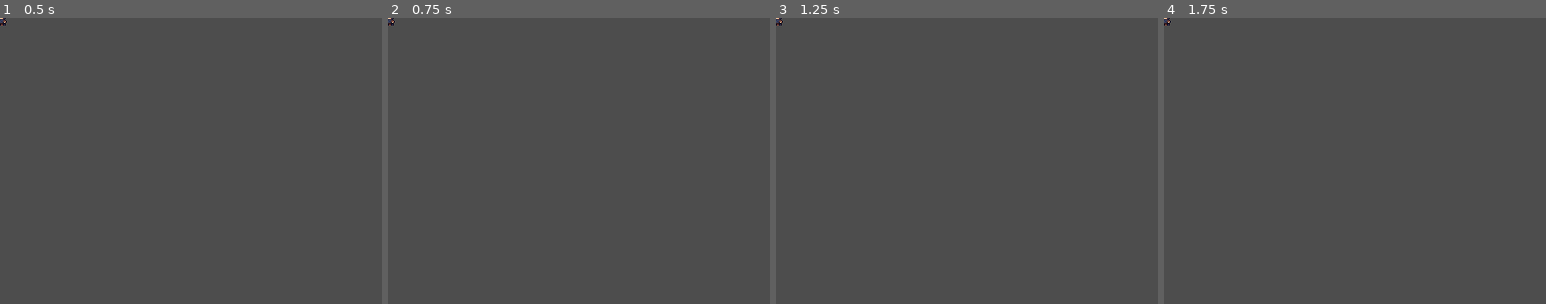
Above: before the commit, frames 1-4 (left to right).
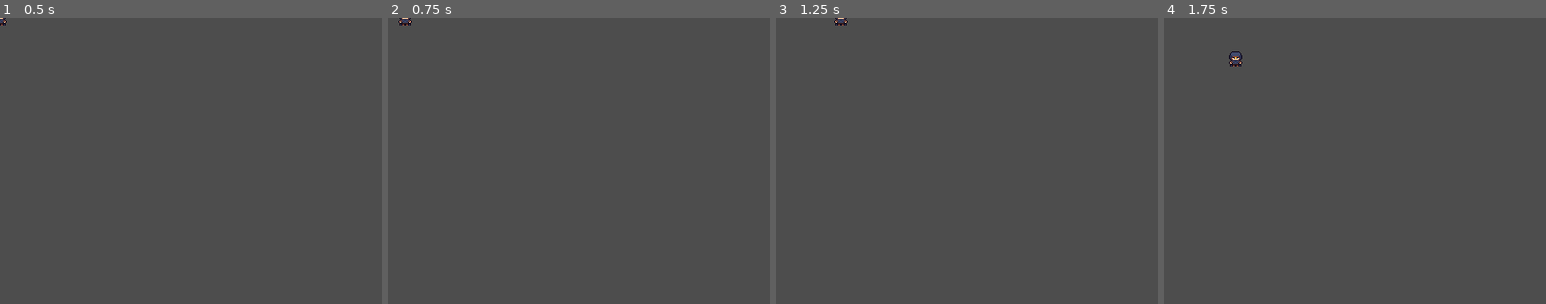
Above: after the commit, the same moments.

Repository: envylit/deimos_testGame
Game: Godot game, scene res://scenes/scn_playground.tscn
The game is run twice, just before and just after one commit, with the same random seed, the same clock (stepped at 60 frames per second) and the same inputs.
Inputs:
- Up to frame 1 (0.5 s): no input
- Up to frame 2 (0.75 s): tap Enter at 0.5 s; hold Right (move_right) from 0.53 s (still down)
- Up to frame 3 (1.25 s): keep holding Right (move_right)
- Up to frame 4 (1.75 s): tap Space at 1.25 s; release Right (move_right) at 1.28 s; hold Down (move_down) from 1.28 s (still down)
The pictures show only the part of the screen within x 0-50%, y 0-50%; the shares and areas given below are measured in that part.

Frame 1 is identical in both runs. In frame 2, 0.1% of the frame differs, in the area x 0-7%, y 0-3%; in frame 3, 0.1%; in frame 4, 0.2%, in the area x 0-21%, y 0-17%.

Commit message:
character movement

Diff:
--- a/scenes/scn_asha.tscn
+++ b/scenes/scn_asha.tscn
@@ -5,6 +5,7 @@
 [ext_resource type="Texture2D" uid="uid://cpef5byarqeq0" path="res://assets 1/DG Asha Character/Black Asha Walk 32x32.png" id="2_mublb"]
 
 [sub_resource type="CircleShape2D" id="CircleShape2D_7klyi"]
+radius = 6.0
 
 [sub_resource type="Animation" id="Animation_2dum5"]
 length = 0.001
--- a/scenes/scn_playground.tscn
+++ b/scenes/scn_playground.tscn
@@ -1,302 +1,7 @@
 [gd_scene format=3 uid="uid://hvjv00b777us"]
 
-[ext_resource type="Texture2D" uid="uid://cpef5byarqeq0" path="res://assets 1/DG Asha Character/Black Asha Walk 32x32.png" id="1_vhabj"]
-[ext_resource type="Texture2D" uid="uid://botwsaba2a74n" path="res://assets 1/DG Asha Character/Black Asha Idle 32x32.png" id="2_hk2n4"]
-
-[sub_resource type="CircleShape2D" id="CircleShape2D_7klyi"]
-
-[sub_resource type="Animation" id="Animation_2dum5"]
-length = 0.001
-tracks/0/type = "value"
-tracks/0/imported = false
-tracks/0/enabled = true
-tracks/0/path = NodePath("Asha/Sprite:frame")
-tracks/0/interp = 1
-tracks/0/loop_wrap = true
-tracks/0/keys = {
-"times": PackedFloat32Array(0),
-"transitions": PackedFloat32Array(1),
-"update": 1,
-"values": [0]
-}
-tracks/1/type = "value"
-tracks/1/imported = false
-tracks/1/enabled = true
-tracks/1/path = NodePath("Asha/Sprite:texture")
-tracks/1/interp = 1
-tracks/1/loop_wrap = true
-tracks/1/keys = {
-"times": PackedFloat32Array(0),
-"transitions": PackedFloat32Array(1),
-"update": 1,
-"values": [ExtResource("1_vhabj")]
-}
-
-[sub_resource type="Animation" id="Animation_hwupi"]
-resource_name = "anim_asha_idle_down"
-length = 1.2
-loop_mode = 1
-step = 0.15
-tracks/0/type = "value"
-tracks/0/imported = false
-tracks/0/enabled = true
-tracks/0/path = NodePath("Asha/Sprite:frame")
-tracks/0/interp = 1
-tracks/0/loop_wrap = true
-tracks/0/keys = {
-"times": PackedFloat32Array(0, 0.15, 0.3, 0.45000002, 0.6, 0.75, 0.90000004, 1.0500001),
-"transitions": PackedFloat32Array(1, 1, 1, 1, 1, 1, 1, 1),
-"update": 1,
-"values": [0, 1, 2, 3, 4, 5, 6, 7]
-}
-tracks/1/type = "value"
-tracks/1/imported = false
-tracks/1/enabled = true
-tracks/1/path = NodePath("Asha/Sprite:texture")
-tracks/1/interp = 1
-tracks/1/loop_wrap = true
-tracks/1/keys = {
-"times": PackedFloat32Array(0),
-"transitions": PackedFloat32Array(1),
-"update": 1,
-"values": [ExtResource("2_hk2n4")]
-}
-
-[sub_resource type="Animation" id="Animation_oljux"]
-resource_name = "anim_asha_idle_left"
-length = 1.2
-loop_mode = 1
-step = 0.15
-tracks/0/type = "value"
-tracks/0/imported = false
-tracks/0/enabled = true
-tracks/0/path = NodePath("Asha/Sprite:frame")
-tracks/0/interp = 1
-tracks/0/loop_wrap = true
-tracks/0/keys = {
-"times": PackedFloat32Array(0, 0.15, 0.3, 0.45000002, 0.6, 0.75, 0.90000004, 1.0500001),
-"transitions": PackedFloat32Array(1, 1, 1, 1, 1, 1, 1, 1),
-"update": 1,
-"values": [24, 25, 26, 27, 28, 29, 30, 31]
-}
-tracks/1/type = "value"
-tracks/1/imported = false
-tracks/1/enabled = true
-tracks/1/path = NodePath("Asha/Sprite:texture")
-tracks/1/interp = 1
-tracks/1/loop_wrap = true
-tracks/1/keys = {
-"times": PackedFloat32Array(0),
-"transitions": PackedFloat32Array(1),
-"update": 1,
-"values": [ExtResource("2_hk2n4")]
-}
-
-[sub_resource type="Animation" id="Animation_0b735"]
-resource_name = "anim_asha_idle_right"
-length = 1.2
-loop_mode = 1
-step = 0.15
-tracks/0/type = "value"
-tracks/0/imported = false
-tracks/0/enabled = true
-tracks/0/path = NodePath("Asha/Sprite:frame")
-tracks/0/interp = 1
-tracks/0/loop_wrap = true
-tracks/0/keys = {
-"times": PackedFloat32Array(0, 0.15, 0.3, 0.45000002, 0.6, 0.75, 0.90000004, 1.0500001),
-"transitions": PackedFloat32Array(1, 1, 1, 1, 1, 1, 1, 1),
-"update": 1,
-"values": [8, 9, 10, 11, 12, 13, 14, 15]
-}
-tracks/1/type = "value"
-tracks/1/imported = false
-tracks/1/enabled = true
-tracks/1/path = NodePath("Asha/Sprite:texture")
-tracks/1/interp = 1
-tracks/1/loop_wrap = true
-tracks/1/keys = {
-"times": PackedFloat32Array(0),
-"transitions": PackedFloat32Array(1),
-"update": 1,
-"values": [ExtResource("2_hk2n4")]
-}
-
-[sub_resource type="Animation" id="Animation_scvxl"]
-resource_name = "anim_asha_idle_up"
-length = 1.2
-loop_mode = 1
-step = 0.15
-tracks/0/type = "value"
-tracks/0/imported = false
-tracks/0/enabled = true
-tracks/0/path = NodePath("Asha/Sprite:frame")
-tracks/0/interp = 1
-tracks/0/loop_wrap = true
-tracks/0/keys = {
-"times": PackedFloat32Array(0, 0.15, 0.3, 0.45000002, 0.6, 0.75, 0.90000004, 1.0500001),
-"transitions": PackedFloat32Array(1, 1, 1, 1, 1, 1, 1, 1),
-"update": 1,
-"values": [16, 17, 18, 19, 20, 21, 22, 23]
-}
-tracks/1/type = "value"
-tracks/1/imported = false
-tracks/1/enabled = true
-tracks/1/path = NodePath("Asha/Sprite:texture")
-tracks/1/interp = 1
-tracks/1/loop_wrap = true
-tracks/1/keys = {
-"times": PackedFloat32Array(0),
-"transitions": PackedFloat32Array(1),
-"update": 1,
-"values": [ExtResource("2_hk2n4")]
-}
-
-[sub_resource type="Animation" id="Animation_s355p"]
-resource_name = "anim_asha_walk_down"
-length = 1.2
-loop_mode = 1
-step = 0.15
-tracks/0/type = "value"
-tracks/0/imported = false
-tracks/0/enabled = true
-tracks/0/path = NodePath("Asha/Sprite:frame")
-tracks/0/interp = 1
-tracks/0/loop_wrap = true
-tracks/0/keys = {
-"times": PackedFloat32Array(0, 0.15, 0.3, 0.45000002, 0.6, 0.75, 0.90000004, 1.0500001),
-"transitions": PackedFloat32Array(1, 1, 1, 1, 1, 1, 1, 1),
-"update": 1,
-"values": [0, 1, 2, 3, 4, 5, 6, 7]
-}
-tracks/1/type = "value"
-tracks/1/imported = false
-tracks/1/enabled = true
-tracks/1/path = NodePath("Asha/Sprite:texture")
-tracks/1/interp = 1
-tracks/1/loop_wrap = true
-tracks/1/keys = {
-"times": PackedFloat32Array(0),
-"transitions": PackedFloat32Array(1),
-"update": 1,
-"values": [ExtResource("1_vhabj")]
-}
-
-[sub_resource type="Animation" id="Animation_bdtha"]
-resource_name = "anim_asha_walk_left"
-length = 1.2
-loop_mode = 1
-step = 0.15
-tracks/0/type = "value"
-tracks/0/imported = false
-tracks/0/enabled = true
-tracks/0/path = NodePath("Asha/Sprite:frame")
-tracks/0/interp = 1
-tracks/0/loop_wrap = true
-tracks/0/keys = {
-"times": PackedFloat32Array(0, 0.15, 0.3, 0.45000002, 0.6, 0.75, 0.90000004, 1.0500001),
-"transitions": PackedFloat32Array(1, 1, 1, 1, 1, 1, 1, 1),
-"update": 1,
-"values": [24, 25, 26, 27, 28, 29, 30, 31]
-}
-tracks/1/type = "value"
-tracks/1/imported = false
-tracks/1/enabled = true
-tracks/1/path = NodePath("Asha/Sprite:texture")
-tracks/1/interp = 1
-tracks/1/loop_wrap = true
-tracks/1/keys = {
-"times": PackedFloat32Array(0),
-"transitions": PackedFloat32Array(1),
-"update": 1,
-"values": [ExtResource("1_vhabj")]
-}
-
-[sub_resource type="Animation" id="Animation_hd7qt"]
-resource_name = "anim_asha_walk_right"
-length = 1.2
-loop_mode = 1
-step = 0.15
-tracks/0/type = "value"
-tracks/0/imported = false
-tracks/0/enabled = true
-tracks/0/path = NodePath("Asha/Sprite:frame")
-tracks/0/interp = 1
-tracks/0/loop_wrap = true
-tracks/0/keys = {
-"times": PackedFloat32Array(0, 0.15, 0.3, 0.45000002, 0.6, 0.75, 0.90000004, 1.0500001),
-"transitions": PackedFloat32Array(1, 1, 1, 1, 1, 1, 1, 1),
-"update": 1,
-"values": [8, 9, 10, 11, 12, 13, 14, 15]
-}
-tracks/1/type = "value"
-tracks/1/imported = false
-tracks/1/enabled = true
-tracks/1/path = NodePath("Asha/Sprite:texture")
-tracks/1/interp = 1
-tracks/1/loop_wrap = true
-tracks/1/keys = {
-"times": PackedFloat32Array(0),
-"transitions": PackedFloat32Array(1),
-"update": 1,
-"values": [ExtResource("1_vhabj")]
-}
-
-[sub_resource type="Animation" id="Animation_k0bhc"]
-resource_name = "anim_asha_walk_up"
-length = 1.2
-loop_mode = 1
-step = 0.15
-tracks/0/type = "value"
-tracks/0/imported = false
-tracks/0/enabled = true
-tracks/0/path = NodePath("Asha/Sprite:frame")
-tracks/0/interp = 1
-tracks/0/loop_wrap = true
-tracks/0/keys = {
-"times": PackedFloat32Array(0, 0.15, 0.3, 0.45000002, 0.6, 0.75, 0.90000004, 1.0500001),
-"transitions": PackedFloat32Array(1, 1, 1, 1, 1, 1, 1, 1),
-"update": 1,
-"values": [16, 17, 18, 19, 20, 21, 22, 23]
-}
-tracks/1/type = "value"
-tracks/1/imported = false
-tracks/1/enabled = true
-tracks/1/path = NodePath("Asha/Sprite:texture")
-tracks/1/interp = 1
-tracks/1/loop_wrap = true
-tracks/1/keys = {
-"times": PackedFloat32Array(0),
-"transitions": PackedFloat32Array(1),
-"update": 1,
-"values": [ExtResource("1_vhabj")]
-}
-
-[sub_resource type="AnimationLibrary" id="AnimationLibrary_rxkdi"]
-_data = {
-&"RESET": SubResource("Animation_2dum5"),
-&"anim_asha_idle_down": SubResource("Animation_hwupi"),
-&"anim_asha_idle_left": SubResource("Animation_oljux"),
-&"anim_asha_idle_right": SubResource("Animation_0b735"),
-&"anim_asha_idle_up": SubResource("Animation_scvxl"),
-&"anim_asha_walk_down": SubResource("Animation_s355p"),
-&"anim_asha_walk_left": SubResource("Animation_bdtha"),
-&"anim_asha_walk_right": SubResource("Animation_hd7qt"),
-&"anim_asha_walk_up": SubResource("Animation_k0bhc")
-}
+[ext_resource type="PackedScene" uid="uid://doi0xp8v0losv" path="res://scenes/scn_asha.tscn" id="1_8dd5b"]
 
 [node name="Playground" type="Node2D" unique_id=1078963017]
 
-[node name="Asha" type="CharacterBody2D" parent="." unique_id=1000160759]
-
-[node name="Collision" type="CollisionShape2D" parent="Asha" unique_id=537373110]
-shape = SubResource("CircleShape2D_7klyi")
-
-[node name="Sprite" type="Sprite2D" parent="Asha" unique_id=949969500]
-texture = ExtResource("1_vhabj")
-hframes = 8
-vframes = 4
-
-[node name="Animation" type="AnimationPlayer" parent="Asha" unique_id=1990492209]
-root_node = NodePath("../..")
-libraries/ = SubResource("AnimationLibrary_rxkdi")
+[node name="Asha" parent="." unique_id=1117383921 instance=ExtResource("1_8dd5b")]
Not shown: 1 places in scenes/scn_asha.tscn that only renumber resources
